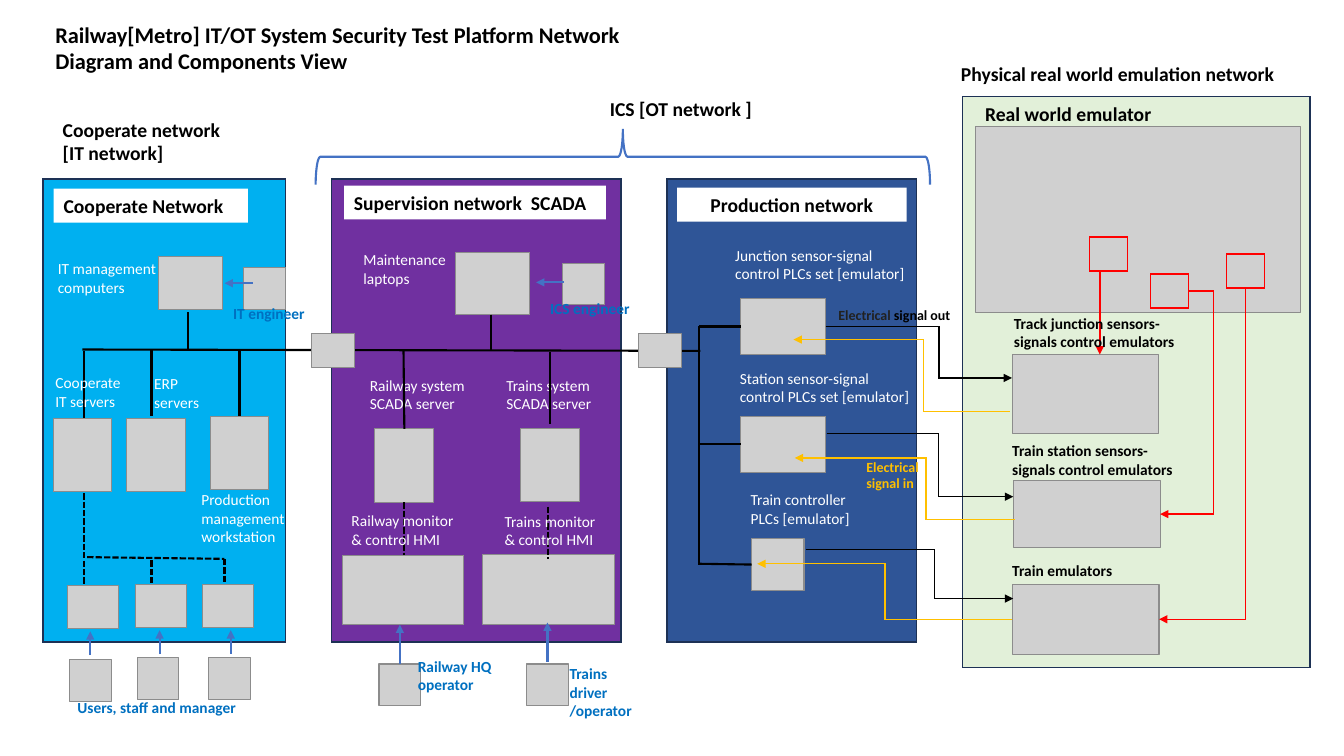
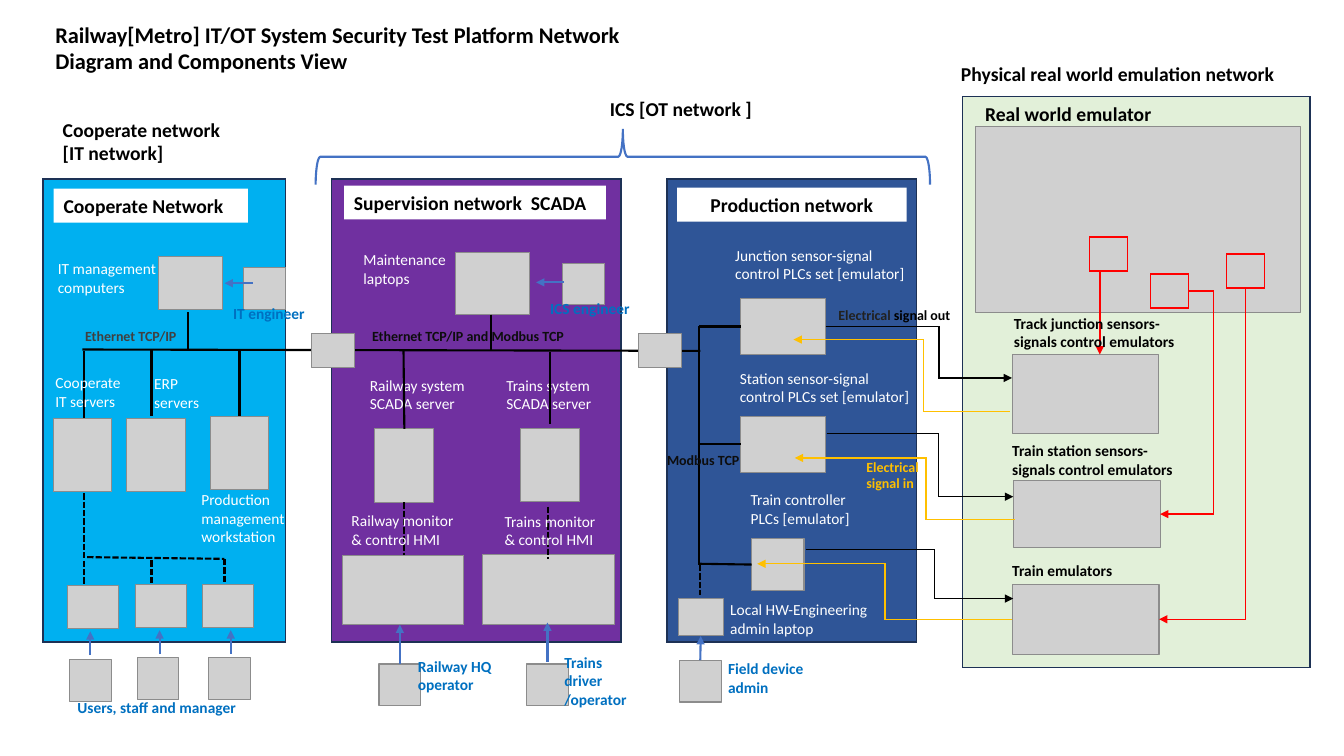
Before and after one commit to mrminhaz87/Railway-IT-OT-Demo, a slide deck: slide 22 of doc/designDoc.pptx. Drawn at 1344x756 pixels with LibreOffice and Linux fonts; fonts in the diff are those of the drawing; grey boxes stand for pictures. Boxes give left, top, right and bottom in pixels: in the first picture for what was removed or moved away, otherwise in the second. Text is boxed around its words. In the diff, an @@ line names an element or a change of style, - is before the commit and + after.

```diff
--- a/doc/designDoc.pptx
+++ b/doc/designDoc.pptx
@@ text added at (85, 331, 176, 342), 10 pt, text #404040, bold @@
+Ethernet TCP/IP
@@ text added at (372, 331, 563, 342), 10 pt, text #0D0D0D, bold @@
+Ethernet TCP/IP and Modbus TCP
@@ text added at (667, 453, 739, 469), 10 pt, text #0D0D0D, bold @@
+Modbus TCP
@@ line added from (700, 566) to (700, 595), #000000 1.5 pt dashed @@
@@ picture added at (679, 599, 723, 636) @@
@@ text added at (730, 604, 868, 637), 11 pt, text #FFFFFF @@
+Local HW-Engineering admin laptop
@@ text "Trains driver /operator": place and size @@
-text "Trains driver /operator" at (570, 668, 632, 719)
+text "Trains driver /operator" at (564, 657, 626, 708)
@@ arrow added from (701, 660) to (701, 636), #4472C4 1.5 pt @@
@@ picture added at (680, 660, 722, 703) @@
@@ text added at (728, 663, 803, 693), 11 pt, text #0070C0, bold @@
+Field device admin
```
Also in this commit, not shown: 3 other files.
